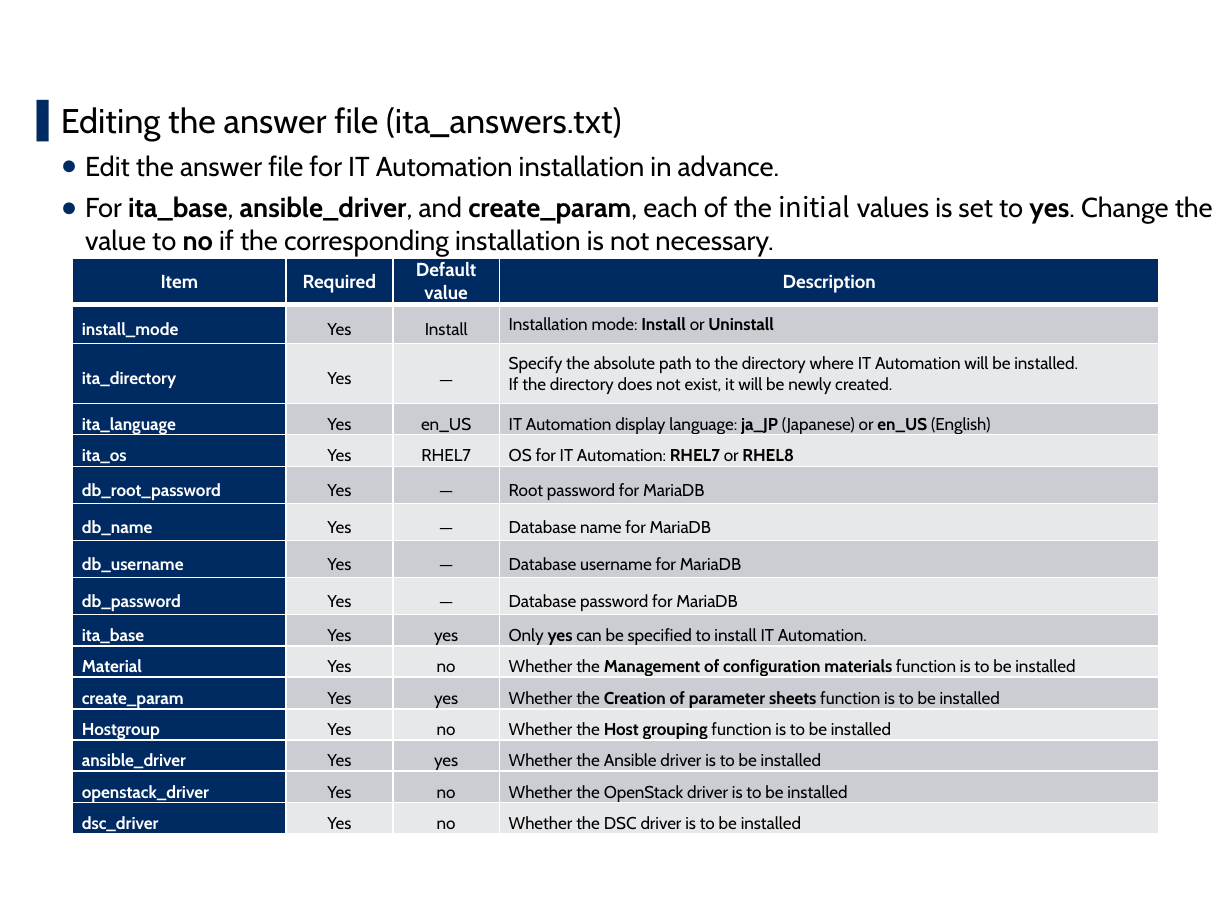
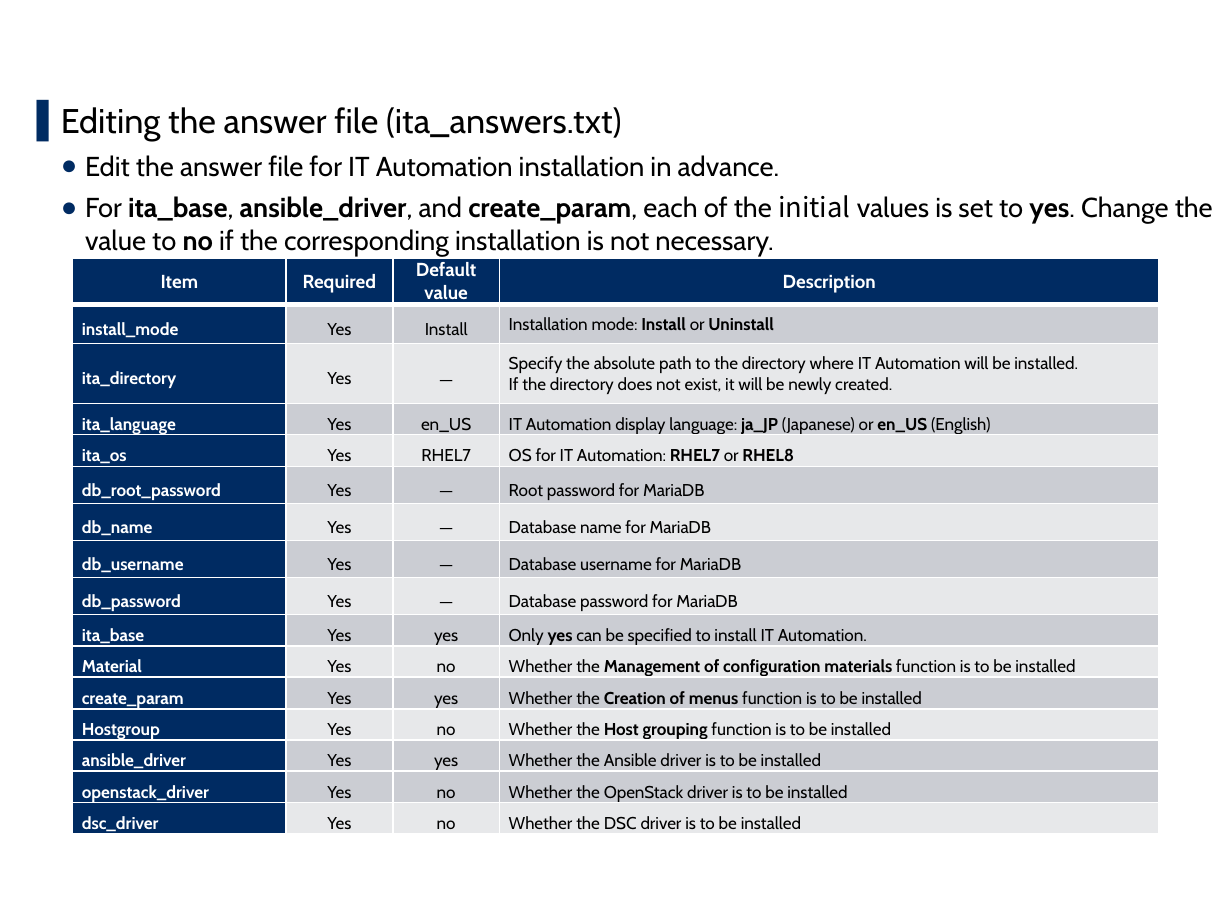
Before and after one commit to exastro-suite/it-automation-docs, a slide deck: slide 16 of asset/Learn/ITA-online-install_en.pptx. Drawn at 1232x924 pixels with LibreOffice and Linux fonts; fonts in the diff are those of the drawing; background and template pictures are left out. Boxes give left, top, right and bottom in pixels: in the first picture for what was removed or moved away, otherwise in the second. Text is boxed around its words. In the diff, an @@ line names an element or a change of style, - is before the commit and + after.

Commit message:
2020/01/27 16:01:46

```diff
--- a/asset/Learn/ITA-online-install_en.pptx
+++ b/asset/Learn/ITA-online-install_en.pptx
@@ table at (73, 259, 1161, 838) @@
-row 12, column 4: Whether the Creation of parameter sheets function is to be installed
+row 12, column 4: Whether the Creation of menus function is to be installed
```
Also in this commit, not shown: 2 other slides changed.
